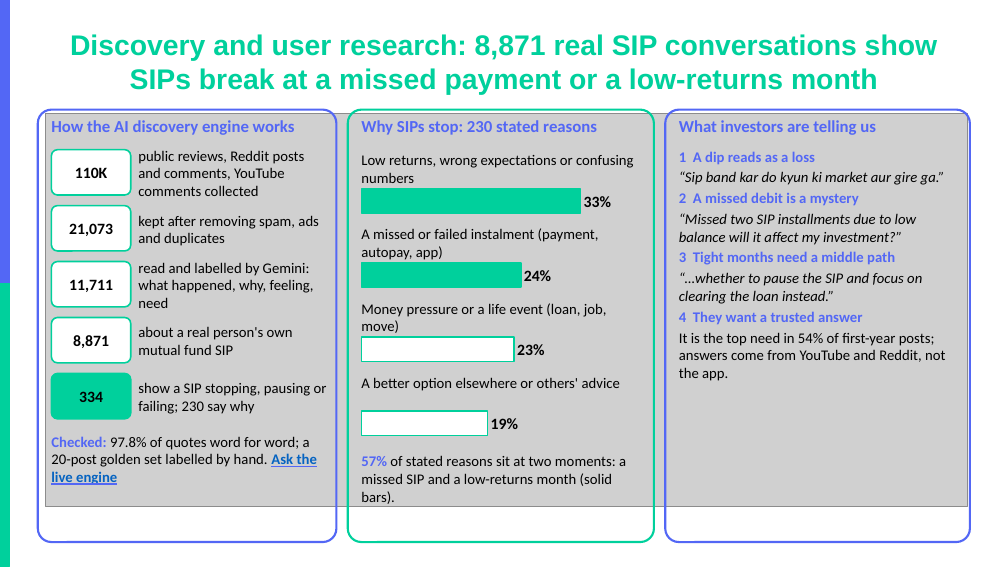
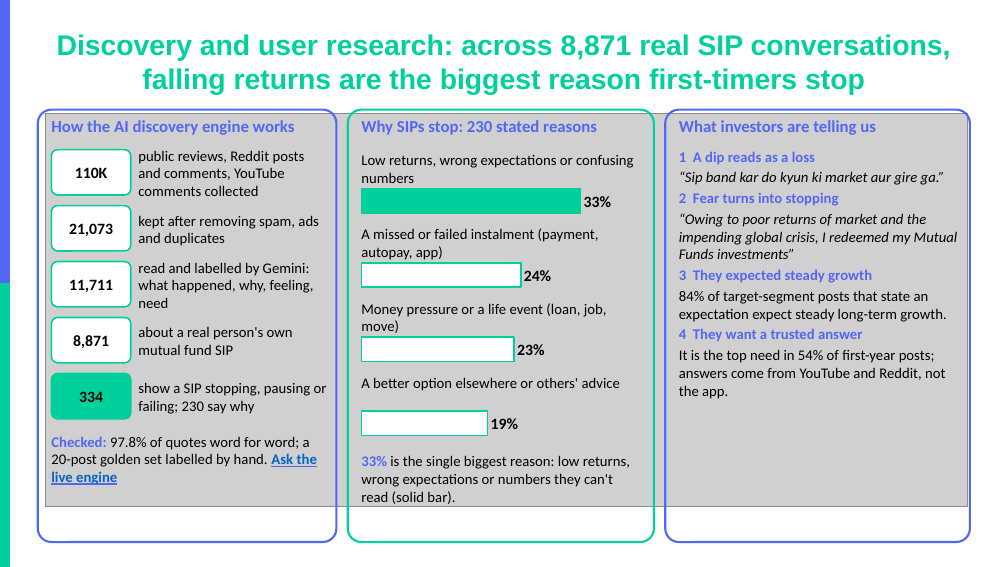
Before and after one commit to akarshita711/NEXTLEAP_GRAD_PROJECT_groww_SIP_research, a slide deck: slide 3 of deck/NL_Groww.pptx. Drawn at 1008x567 pixels with LibreOffice and Linux fonts; fonts in the diff are those of the drawing; grey boxes stand for pictures; background and template pictures are left out. Boxes give left, top, right and bottom in pixels: in the first picture for what was removed or moved away, otherwise in the second. Text is boxed around its words. In the diff, an @@ line names an element or a change of style, - is before the commit and + after.

```diff
--- a/deck/NL_Groww.pptx
+++ b/deck/NL_Groww.pptx
@@ title at box(57, 34, 951, 95): text changed @@
-Discovery and user research: 8,871 real SIP conversations show SIPs break at a missed payment or a low-returns month
+Discovery and user research: across 8,871 real SIP conversations, falling returns are the biggest reason first-timers stop
@@ text at box(679, 193, 958, 322): text changed; italic off @@
-2 A missed debit is a mystery
-“Missed two SIP installments due to low balance will it affect my investment?”
-3 Tight months need a middle path
-“…whether to pause the SIP and focus on clearing the loan instead.”
+2 Fear turns into stopping
+“Owing to poor returns of market and the impending global crisis, I redeemed my Mutual Funds investments”
+3 They expected steady growth
+84% of target-segment posts that state an expectation expect steady long-term growth.
@@ rectangle at box(361, 263, 521, 287): fill #00D09C to #FFFFFF @@
@@ text at box(361, 455, 630, 504): text changed @@
-57% of stated reasons sit at two moments: a missed SIP and a low-returns month (solid bars).
+33% is the single biggest reason: low returns, wrong expectations or numbers they can't read (solid bar).
```
Also in this commit, not shown: 7 other slides changed, 8 other files.
